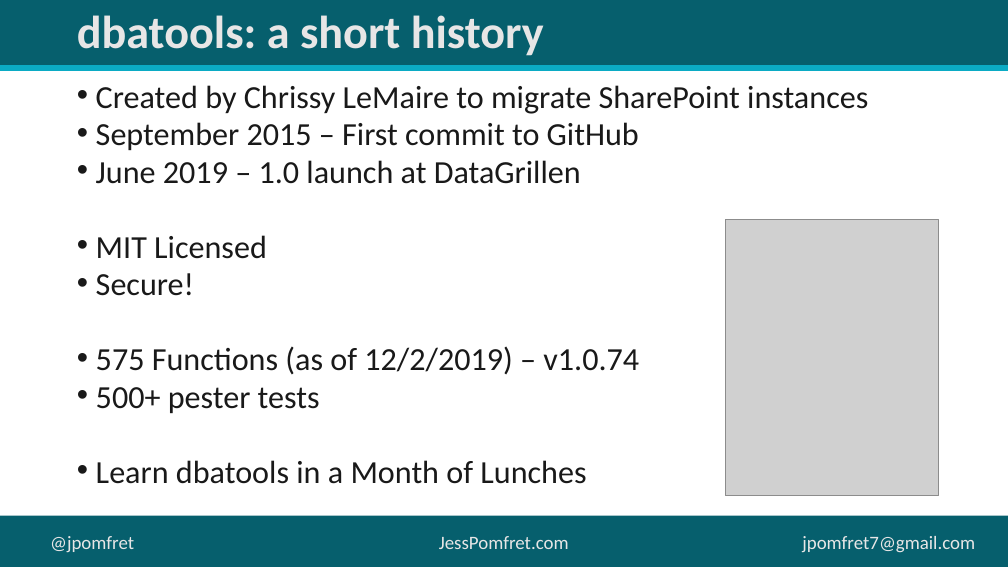
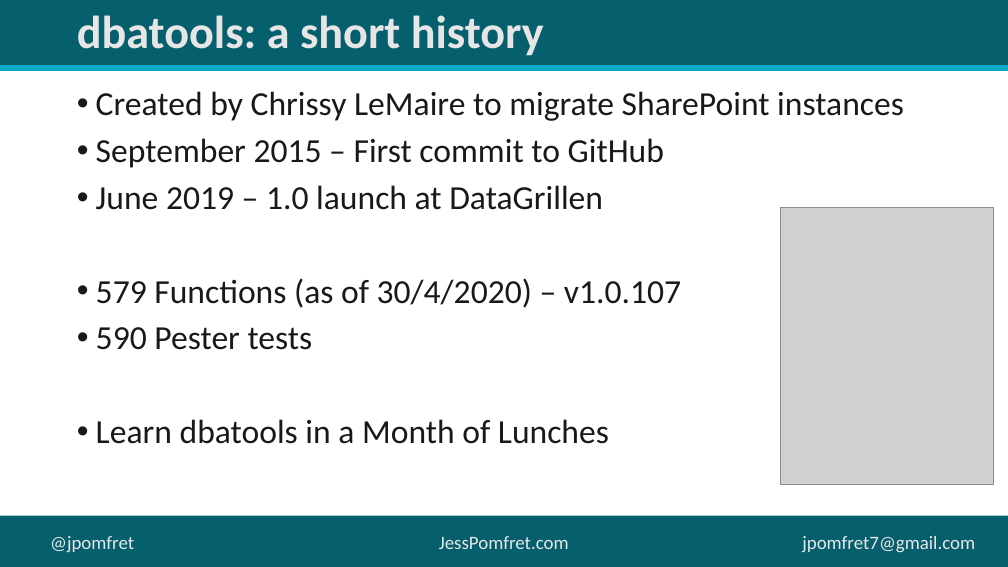
Before and after one commit to jpomfret/demos, a slide deck: slide 5 of LifeHacks_dbatools/LifeHacks_dbatools.pptx (slide 4 before the commit). Drawn at 1008x567 pixels with LibreOffice and Linux fonts; fonts in the diff are those of the drawing; grey boxes stand for pictures; background and template pictures are left out. Boxes give left, top, right and bottom in pixels: in the first picture for what was removed or moved away, otherwise in the second. Text is boxed around its words. In the diff, an @@ line names an element or a change of style, - is before the commit and + after.

Commit message:
updated powerpoint

```diff
--- a/LifeHacks_dbatools/LifeHacks_dbatools.pptx
+++ b/LifeHacks_dbatools/LifeHacks_dbatools.pptx
@@ text at (x1=96, y1=91, x2=904, y2=444): size 30.6 to 32 pt in "Created by Chrissy LeMaire to migrate SharePoint ...", "September 2015 – First commit to GitHub", "June 2019 – 1.0 launch at DataGrillen", "Learn dbatools in a Month of Lunches"; line spacing 0.7 to 0.9 @@
@@ picture moved from (x1=725, y1=219, x2=939, y2=496) to (x1=780, y1=207, x2=994, y2=484) @@
@@ text at (x1=96, y1=278, x2=681, y2=350): text changed; size 30.6 to 32 pt @@
-• MIT Licensed
-• Secure!
-• 575 Functions (as of 12/2/2019) – v1.0.74
-• 500+ pester tests
+• 579 Functions (as of 30/4/2020) – v1.0.107
+• 590 Pester tests
```
Also in this commit, not shown: 1 other slide changed, 1 slide added.
